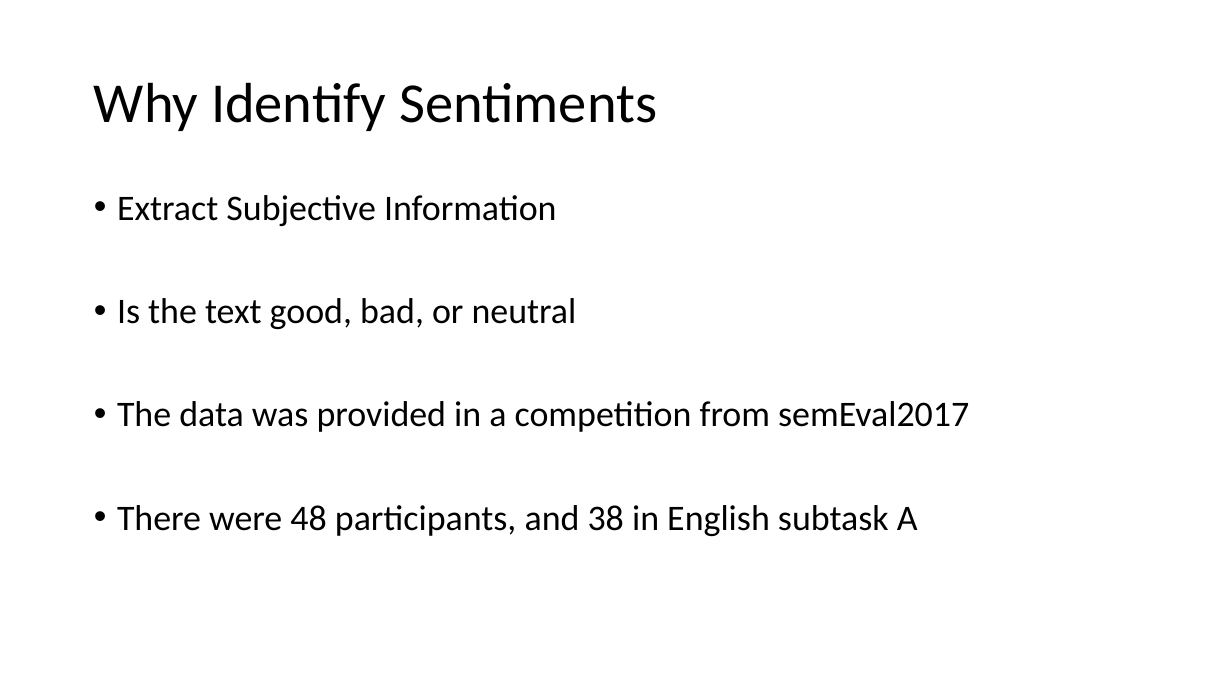
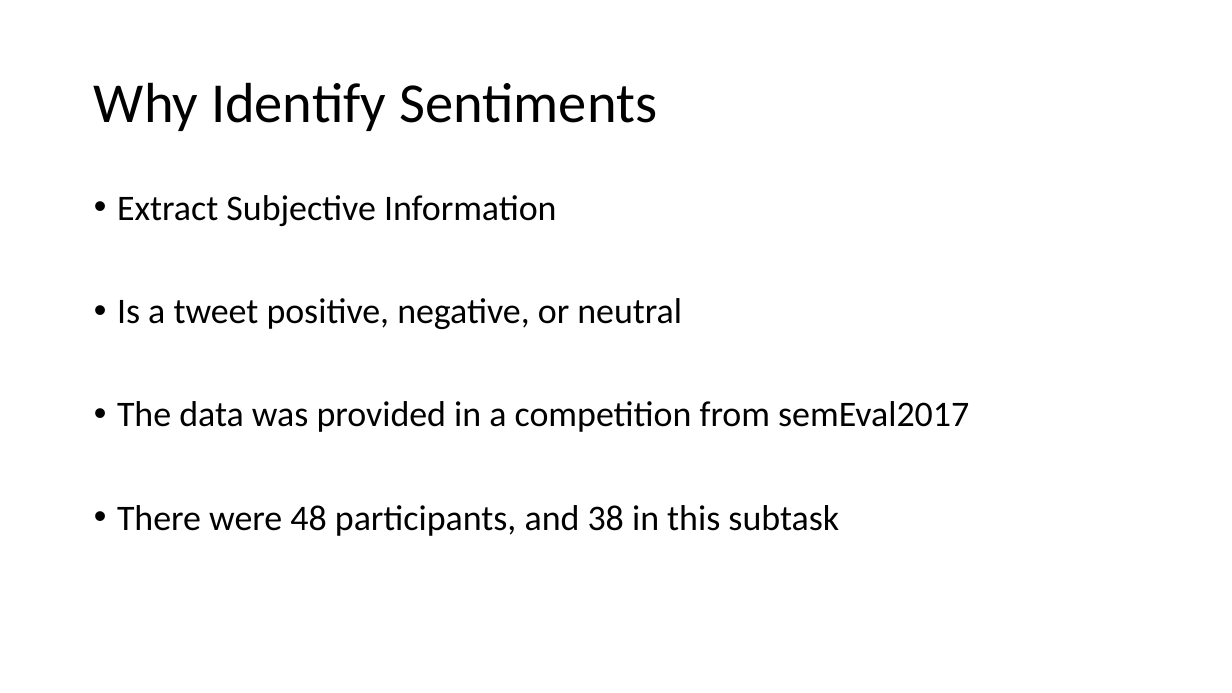
Before and after one commit to uabinf/nlp-group-project-2018-stephen-and-ramiz, a slide deck: slide 4 of presentation/Sentiment Analysis Using a Deep Neural Network.pptx. Drawn at 1232x693 pixels with LibreOffice and Linux fonts; fonts in the diff are those of the drawing. Boxes give left, top, right and bottom in pixels: in the first picture for what was removed or moved away, otherwise in the second. Text is boxed around its words. In the diff, an @@ line names an element or a change of style, - is before the commit and + after.

Commit message:
A few more changes on the presentation

```diff
--- a/presentation/Sentiment Analysis Using a Deep Neural Network.pptx
+++ b/presentation/Sentiment Analysis Using a Deep Neural Network.pptx
@@ text at box(117, 298, 682, 329): text changed @@
-• Is the text good, bad, or neutral
+• Is a tweet positive, negative, or neutral
@@ text at box(117, 505, 839, 536): text changed @@
-• There were 48 participants, and 38 in English subtask A
+• There were 48 participants, and 38 in this subtask
```
Also in this commit, not shown: 1 other slide changed.
